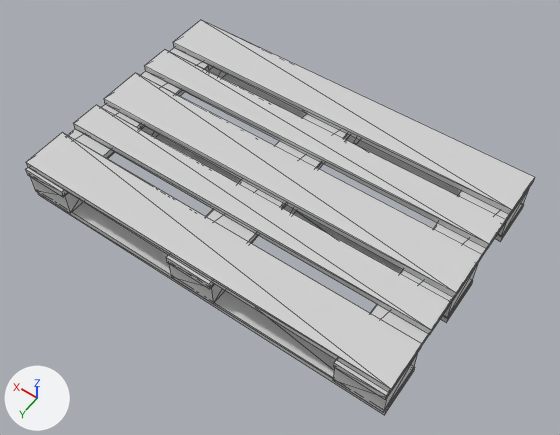
A saved change to the glTF model assets/models/storage/EUR-Pallet.glb.
Both versions are drawn from a 50 mm camera at (-0.851, 1.18, 1.709) aimed at (-0.047, 0.054, -0.061). The lights are fixed; the arrows at lower left show +X, +Y and +Z. The first picture is the older version. Mesh edges are drawn as thin lines. Where no turn or scale is listed for an object, it has been applied to the vertices.

The first picture shows 'EUPallette_mesh'.
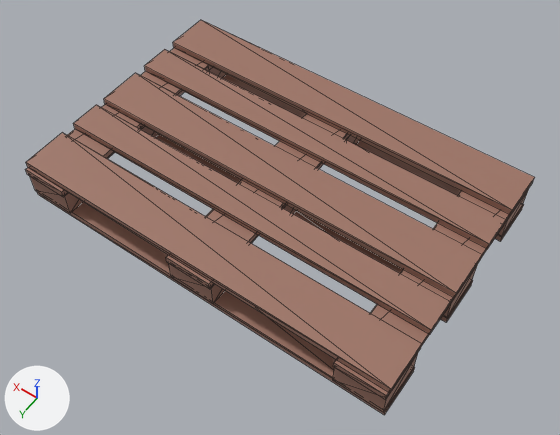
Where the newer file only moved an object's origin or applied its transform, the numbers keep the older frame.

The change, as a list of edits to the scene's bpy script:
```text
Add img_palette_green:
    img_palette_green = load_image('Palette_Green', '_unpacked/Palette_Green', 12, 12, 'sRGB')
Change mat_storage_diffuse:
    remove mat_storage_diffuse.base_color = (0.64, 0.64, 0.64)  # light grey #d1d1d1
    mat_storage_diffuse.roughness: 0.888 -> 0.5
    add mat_storage_diffuse.texture = img_palette_green
```

Where the change shows, as pixel boxes [x1, y1, x2, y2] in the pictures (560 x 435 px):
'EUPallette_mesh', surface changed (light grey to brown): [25, 20, 535, 415] in both
